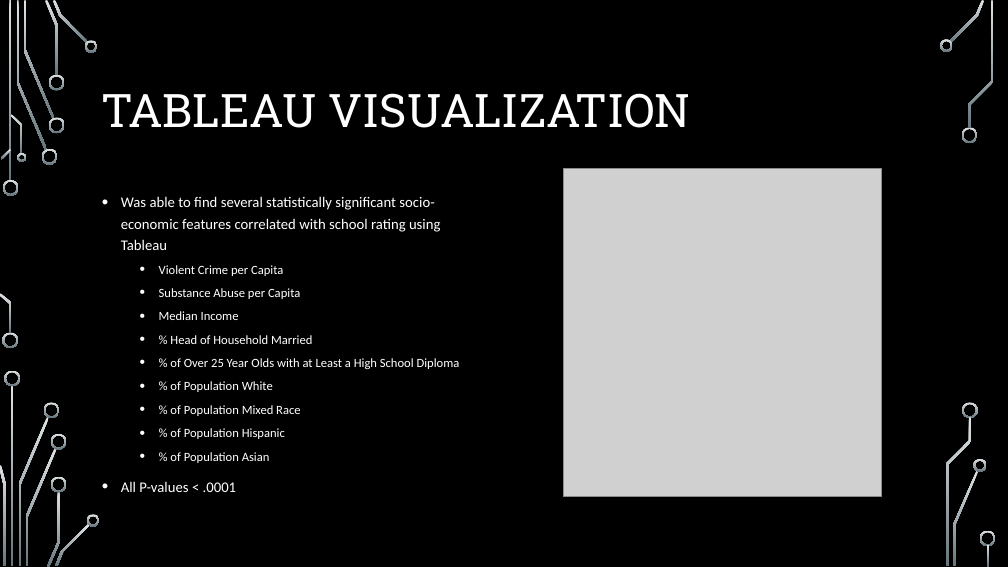
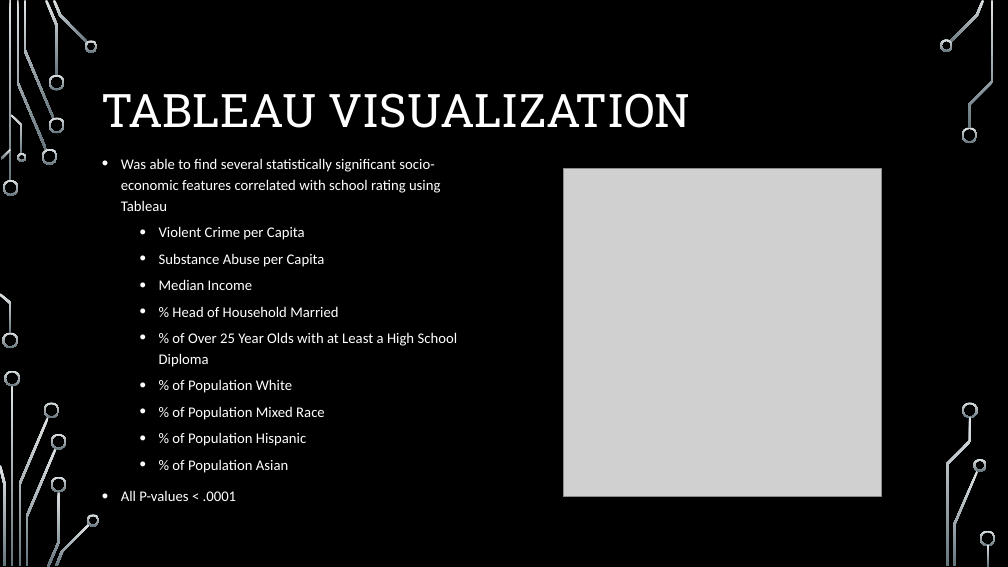
Before and after one commit to pkorat/ML-School-Rating-Prediction-Model, a slide deck: slide 8 of Final_Presentation_4.1.pptx (slide 9 before the commit). Drawn at 1008x567 pixels with LibreOffice and Linux fonts; fonts in the diff are those of the drawing; grey boxes stand for pictures; background and template pictures are left out. Boxes give left, top, right and bottom in pixels: in the first picture for what was removed or moved away, otherwise in the second. Text is boxed around its words. In the diff, an @@ line names an element or a change of style, - is before the commit and + after.

```diff
--- a/Final_Presentation_4.1.pptx
+++ b/Final_Presentation_4.1.pptx
@@ text "Was able to find several ..." moved from (x1=121, y1=196, x2=460, y2=463) to (x1=121, y1=158, x2=458, y2=501) @@
@@ text at (x1=159, y1=226, x2=458, y2=473): size 12 to 14 pt in "Violent Crime per Capita", "Substance Abuse per Capita", "Median Income", "% Head of Household Married" and 5 more places @@
```
Also in this commit, not shown: 2 other slides changed.
